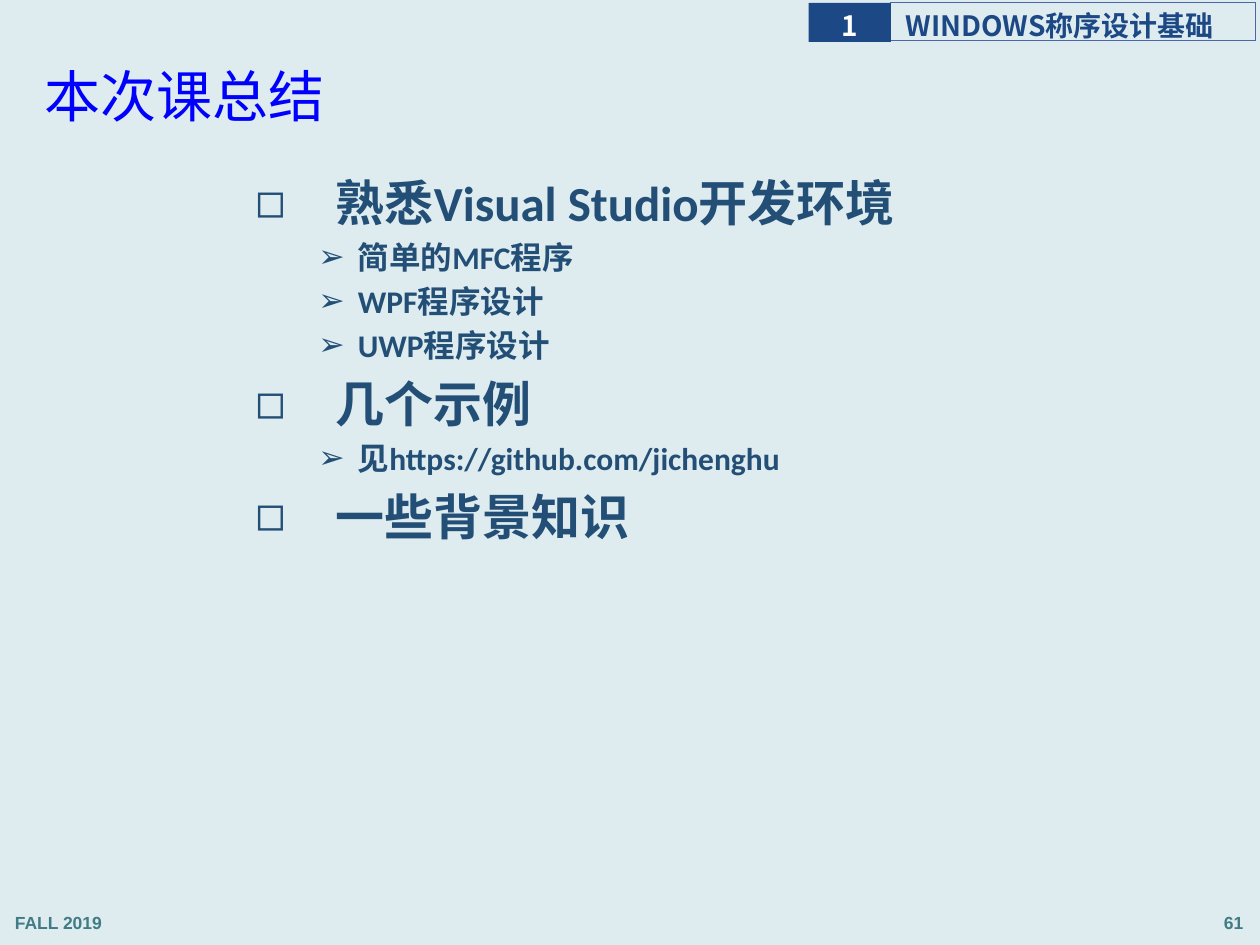
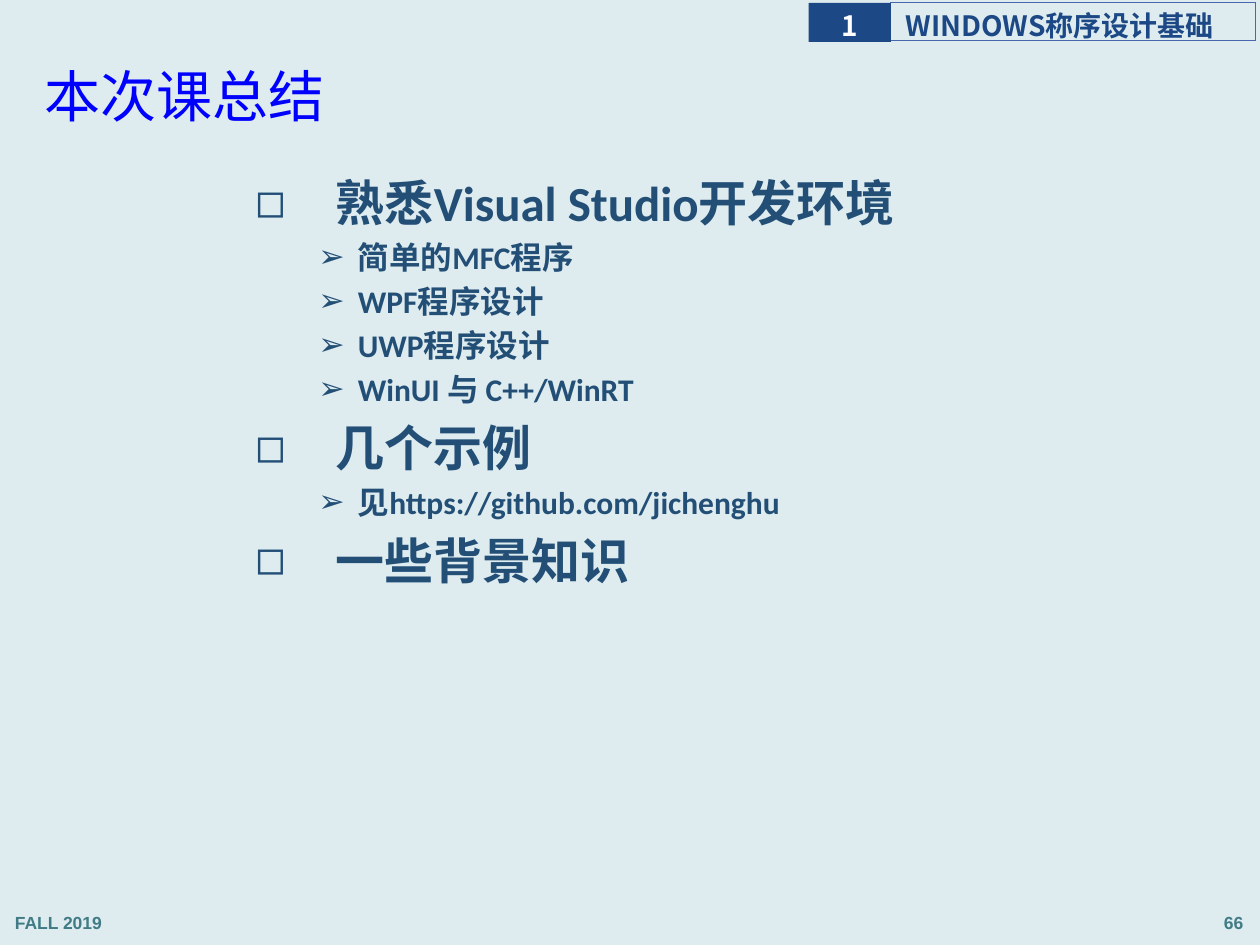
Before and after one commit to programming-windows/ppt, a slide deck: slide 66 of programmingWindows_1.pptx (slide 61 before the commit). Drawn at 1260x945 pixels with LibreOffice and Linux fonts; fonts in the diff are those of the drawing. Boxes give left, top, right and bottom in pixels: in the first picture for what was removed or moved away, otherwise in the second. Text is boxed around its words. In the diff, an @@ line names an element or a change of style, - is before the commit and + after.

```diff
--- a/programmingWindows_1.pptx
+++ b/programmingWindows_1.pptx
@@ text at (358, 375, 634, 404): paragraph added @@
+  ➢ WinUI 与 C++/WinRT
@@ page number at (1224, 917, 1243, 929): text changed @@
-61
+66
```
Also in this commit, not shown: 17 other slides changed, 5 slides added.
